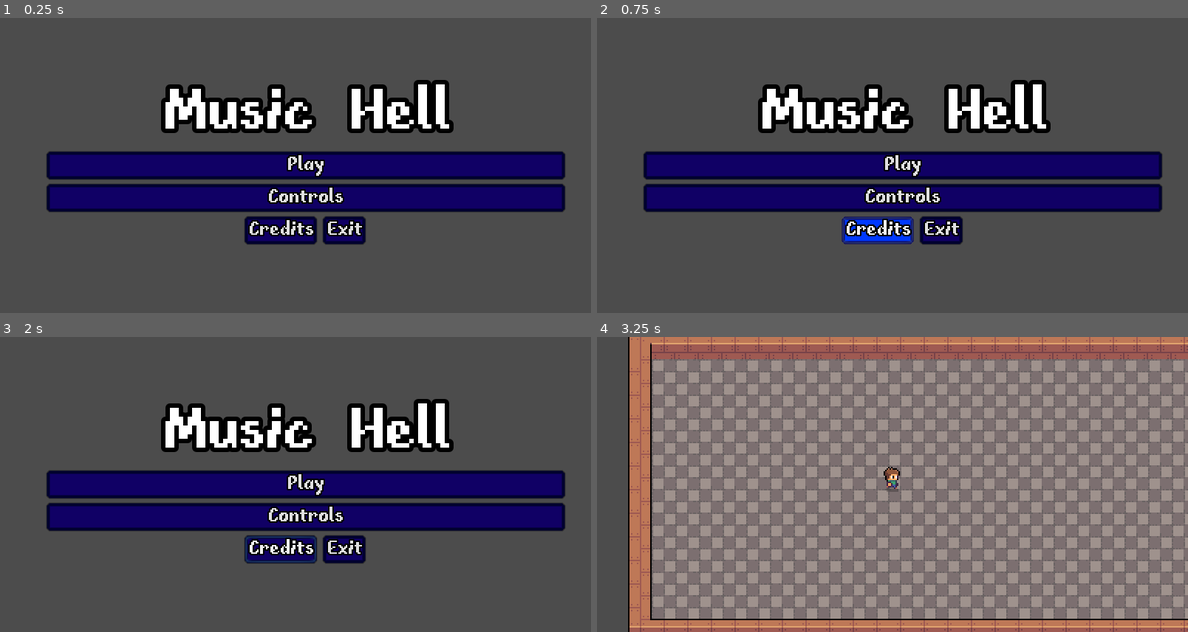
Above: before the commit, frames 1-4 (two rows, left to right).
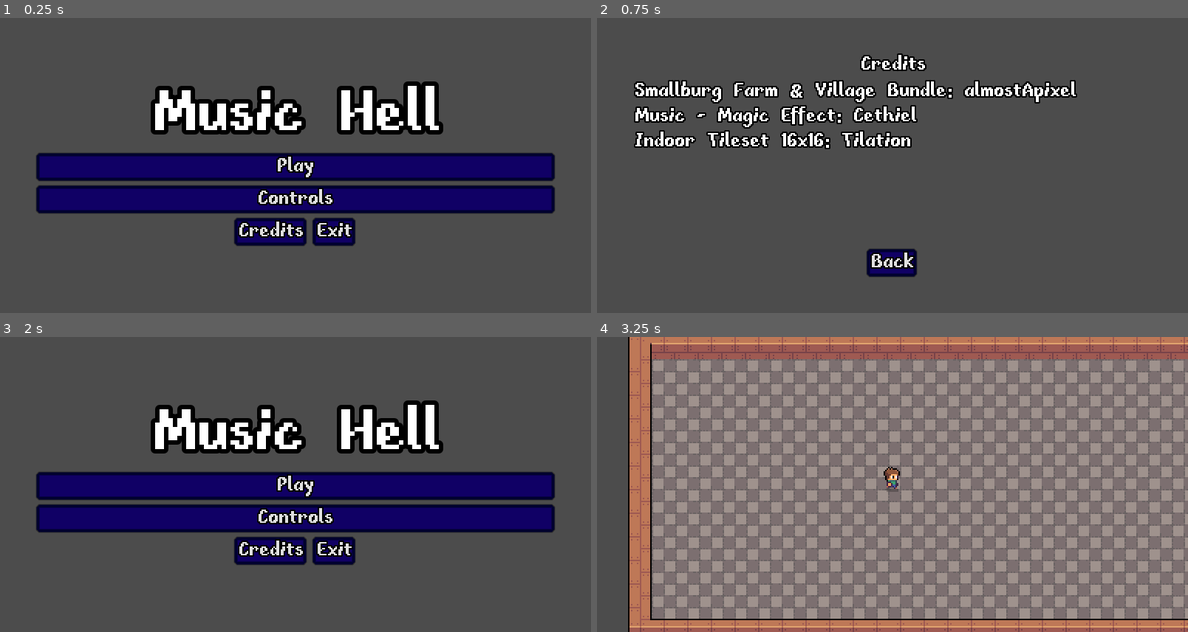
Above: after the commit, the same moments.

Repository: nicolassantibanez/music-hell
Game: Godot game, scene res://scenes/ui/main_menu.tscn
Two runs of this game, one before a commit and one after it. Both use one fixed random seed, a clock stepped at 60 frames per second and the inputs below.
Inputs (mouse positions are in pixels of both pictures, inside the frame that each line leads up to):
- Up to frame 1 (0.25 s): no input
- Up to frame 2 (0.75 s): click "Credits" at 0.5 s
- Up to frame 3 (2 s): click (295, 581) at 1.25 s, where only the run after the commit has a clickable "Back"
- Up to frame 4 (3.25 s): click "Play" at 2 s; tap Enter at 2.75 s; move the mouse to (1022, 469) at 2.77 s; hold D (move_right) from 2.78 s (still down); click (1022, 469) at 2.92 s

The runs differ from the first frame. In frame 1, 13% of the frame differs, in the area x 6-96%, y 21-78%; in frame 2, 29%, in the area x 6-96%, y 12-88%; in frame 3, 13%; in frame 4, nothing differs.

Commit message:
se crea una interfaz de creditos para el menu

Diff:
--- /dev/null
+++ b/scenes/ui/credits.tscn
@@ -0,0 +1,40 @@
+[gd_scene load_steps=3 format=2]
+
+[ext_resource path="res://resources/theme1.tres" type="Theme" id=1]
+[ext_resource path="res://scripts/credits.gd" type="Script" id=2]
+
+[node name="Credits" type="MarginContainer"]
+anchor_right = 1.0
+anchor_bottom = 1.0
+size_flags_horizontal = 2
+theme = ExtResource( 1 )
+script = ExtResource( 2 )
+
+[node name="VBoxContainer" type="VBoxContainer" parent="."]
+margin_left = 25.0
+margin_top = 25.0
+margin_right = 375.0
+margin_bottom = 175.0
+
+[node name="Title" type="Label" parent="VBoxContainer"]
+margin_right = 350.0
+margin_bottom = 14.0
+text = "Credits"
+align = 1
+
+[node name="Label" type="Label" parent="VBoxContainer"]
+margin_top = 18.0
+margin_right = 350.0
+margin_bottom = 66.0
+text = "Smallburg Farm & Village Bundle: almostApixel
+Music - Magic Effect: Cethiel
+Indoor Tileset 16x16: Tilation"
+
+[node name="Button" type="Button" parent="."]
+margin_left = 183.0
+margin_top = 157.0
+margin_right = 216.0
+margin_bottom = 175.0
+size_flags_horizontal = 4
+size_flags_vertical = 8
+text = "Back"
--- a/scenes/ui/main_menu.tscn
+++ b/scenes/ui/main_menu.tscn
@@ -13,10 +13,6 @@
 [node name="MainMenu" type="MarginContainer"]
 anchor_right = 1.0
 anchor_bottom = 1.0
-margin_left = 7.0
-margin_top = -1.0
-margin_right = 7.0
-margin_bottom = -1.0
 theme = ExtResource( 2 )
 script = ExtResource( 3 )
 
--- /dev/null
+++ b/scripts/credits.gd
@@ -0,0 +1,11 @@
+extends MarginContainer
+
+onready var back = $Button
+
+
+func _ready():
+	back.connect("pressed", self, "_on_back_pressed")
+
+
+func _on_back_pressed():
+	get_tree().change_scene("res://scenes/ui/main_menu.tscn")
--- a/scripts/main_menu.gd
+++ b/scripts/main_menu.gd
@@ -16,7 +16,7 @@
 	get_tree().change_scene("res://scenes/level_01.tscn")
 
 func _on_credits_pressed():
-	pass
+	get_tree().change_scene("res://scenes/ui/credits.tscn")
 
 func _on_controls_pressed():
 	pass
